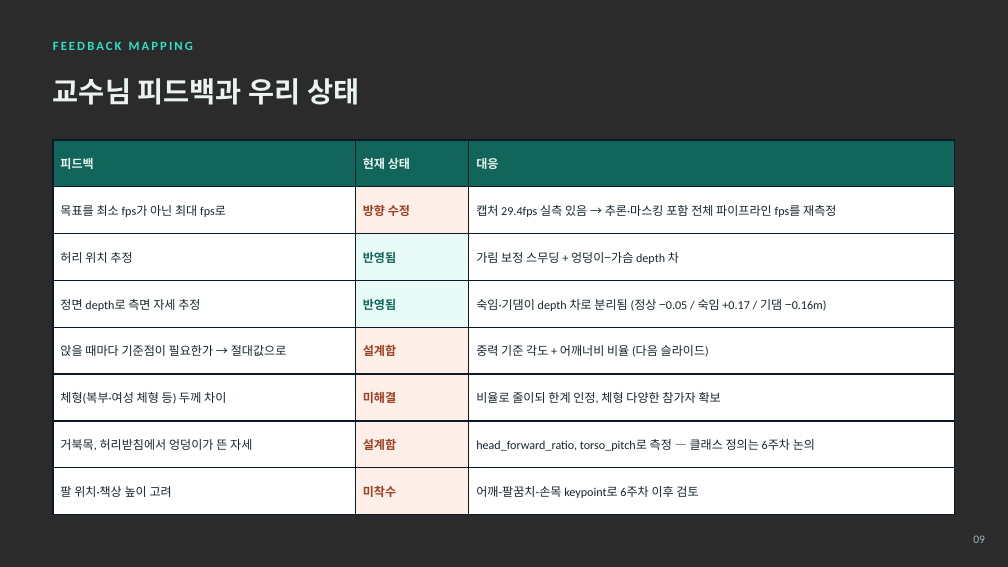
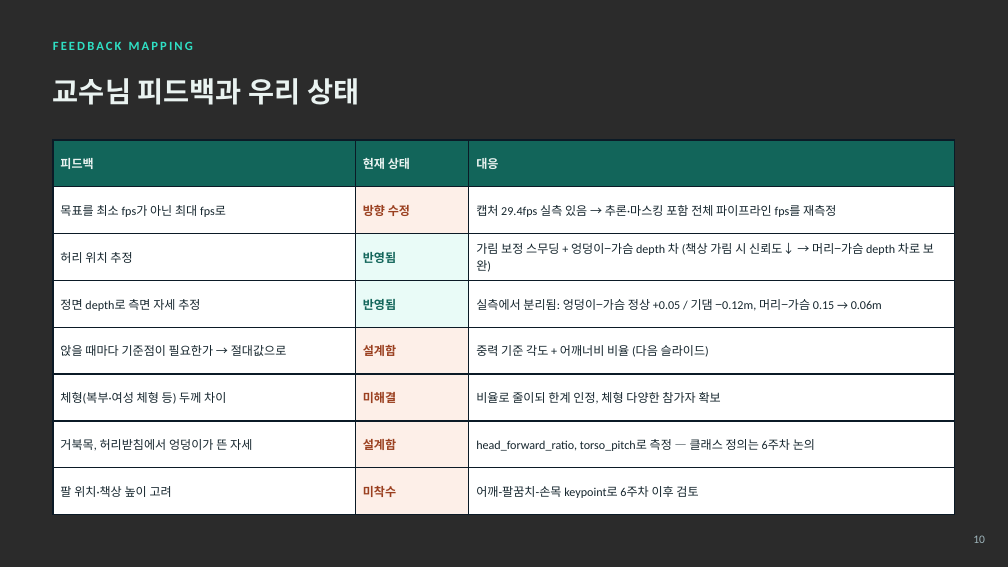
Before and after one commit to gianpark/AIoT-Project, a slide deck: slide 10 of barunjase_week5.pptx (slide 9 before the commit). Drawn at 1008x567 pixels with LibreOffice and Linux fonts; fonts in the diff are those of the drawing; background and template pictures are left out; a plain dark background stands for a picture behind light text. Boxes give left, top, right and bottom in pixels: in the first picture for what was removed or moved away, otherwise in the second. Text is boxed around its words. In the diff, an @@ line names an element or a change of style, - is before the commit and + after.

```diff
--- a/barunjase_week5.pptx
+++ b/barunjase_week5.pptx
@@ table at (x1=53, y1=140, x2=955, y2=502) @@
-row 3, column 3: 가림 보정 스무딩 + 엉덩이−가슴 depth 차
+row 3, column 3: 가림 보정 스무딩 + 엉덩이−가슴 depth 차 (책상 가림 시 신뢰도↓ → 머리−가슴 depth 차로 보완)
-row 4, column 3: 숙임·기댐이 depth 차로 분리됨 (정상 −0.05 / 숙임 +0.17 / 기댐 −0.16m)
+row 4, column 3: 실측에서 분리됨: 엉덩이−가슴 정상 +0.05 / 기댐 −0.12m, 머리−가슴 0.15 → 0.06m
@@ text at (x1=973, y1=535, x2=985, y2=543): text changed @@
-09
+10
```
Also in this commit, not shown: 9 other slides changed, 1 slide added, 2 other files.
